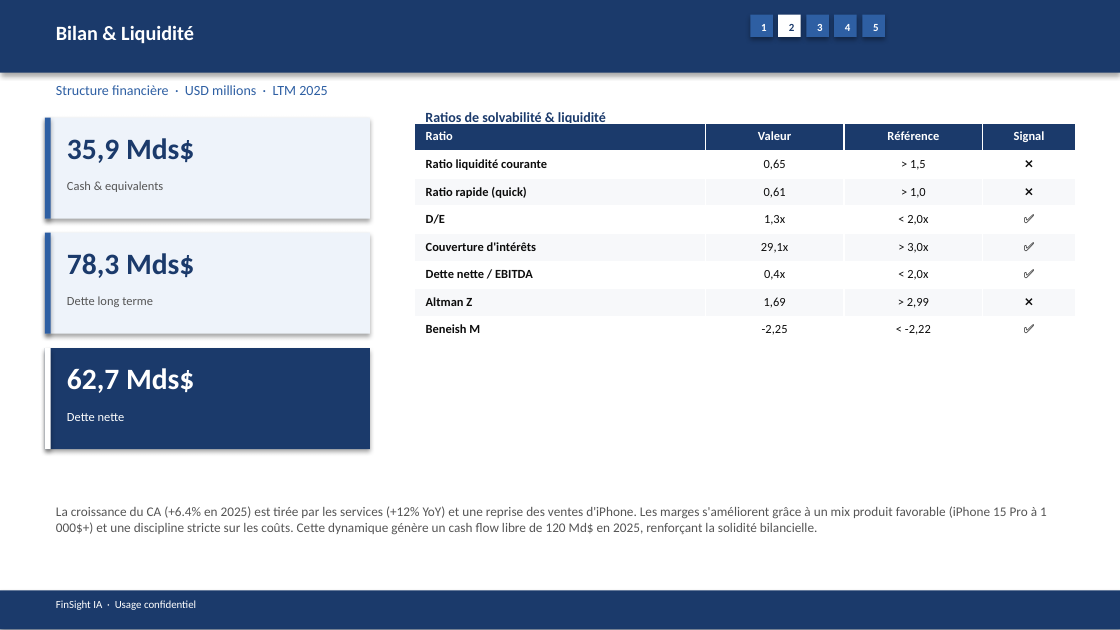
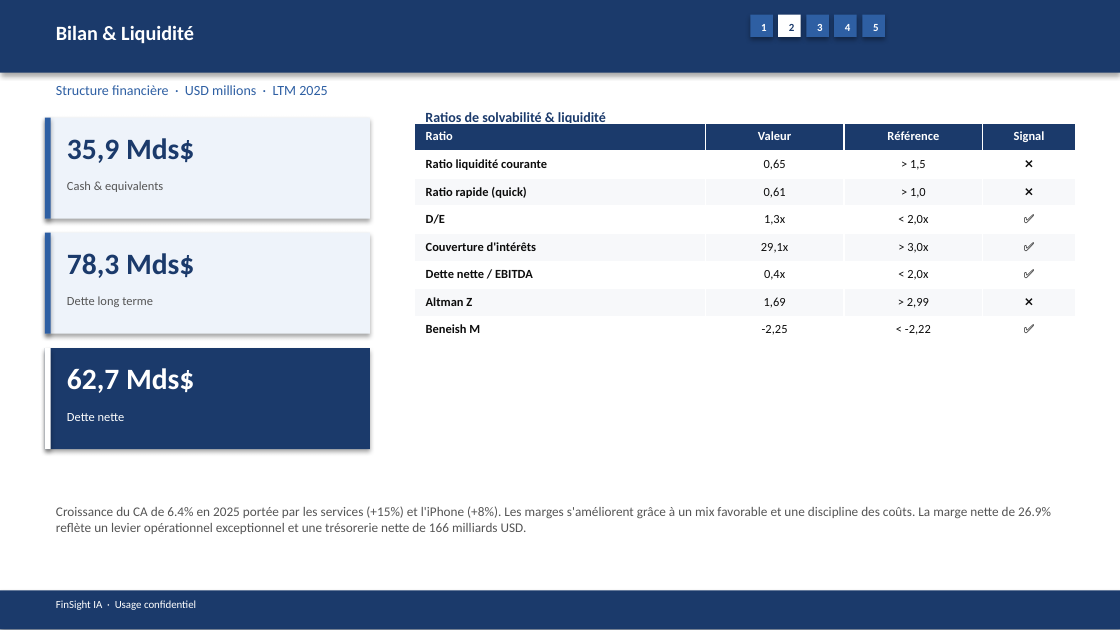
Before and after one commit to baptistejeh07-art/finsight-ia, a slide deck: slide 9 of preview/AAPL/AAPL_pitchbook.pptx. Drawn at 1120x630 pixels with LibreOffice and Linux fonts; fonts in the diff are those of the drawing. Boxes give left, top, right and bottom in pixels: in the first picture for what was removed or moved away, otherwise in the second. Text is boxed around its words. In the diff, an @@ line names an element or a change of style, - is before the commit and + after.

```diff
--- a/preview/AAPL/AAPL_pitchbook.pptx
+++ b/preview/AAPL/AAPL_pitchbook.pptx
@@ text at box(56, 506, 1051, 534): text changed @@
-La croissance du CA (+6.4% en 2025) est tirée par les services (+12% YoY) et une reprise des ventes d'iPhone. Les marges s'améliorent grâce à un mix produit favorable (iPhone 15 Pro à 1 000$+) et une discipline stricte sur les coûts. Cette dynamique génère un cash flow libre de 120 Md$ en 2025, renforçant la solidité bilancielle.
+Croissance du CA de 6.4% en 2025 portée par les services (+15%) et l'iPhone (+8%). Les marges s'améliorent grâce à un mix favorable et une discipline des coûts. La marge nette de 26.9% reflète un levier opérationnel exceptionnel et une trésorerie nette de 166 milliards USD.
```
Also in this commit, not shown: 13 other slides changed, 4 other files.
